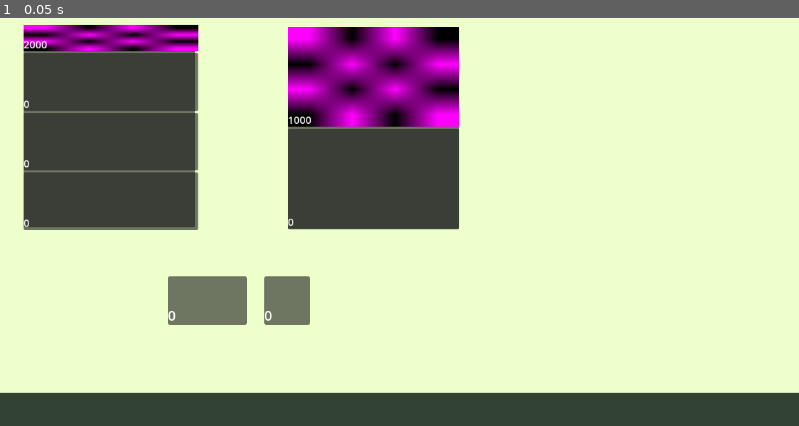
Above: before the commit, frame 1.
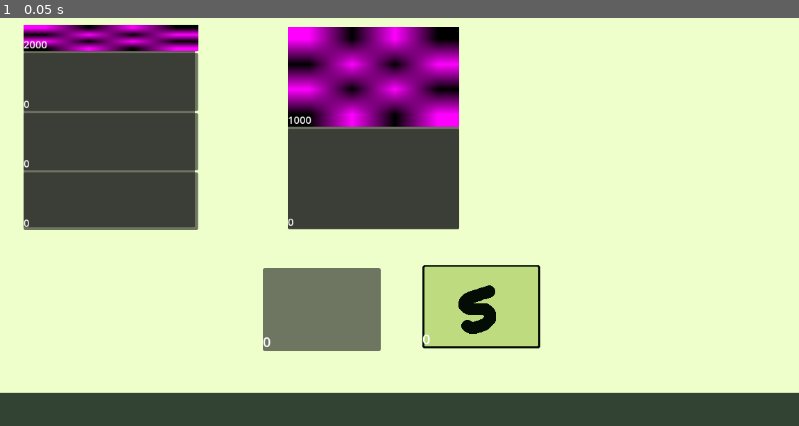
Above: after the commit, the same moment.

Repository: Yuoneeh/gerencia_de_memoria_projeto
Game: Godot game, scene res://scenes/game/main/main.tscn
Two runs of this game, one before a commit and one after it. Both use one fixed random seed, a clock stepped at 60 frames per second and the inputs below.
Inputs:
- Up to frame 1 (0.05 s): no input

The runs differ from the first frame. In frame 1, 6.6% of the frame differs, in the area x 21-68%, y 60-82%.

Commit message:
Sprites test

Diff:
--- a/godot/projeto_gerencia_de_memoria_godot/scenes/game/main/main.tscn
+++ b/godot/projeto_gerencia_de_memoria_godot/scenes/game/main/main.tscn
@@ -1,10 +1,11 @@
-[gd_scene load_steps=7 format=3 uid="uid://btbgvef6paept"]
+[gd_scene load_steps=8 format=3 uid="uid://btbgvef6paept"]
 
 [ext_resource type="Script" uid="uid://c46rintv655n1" path="res://scenes/game/main/main.gd" id="1_e63ou"]
 [ext_resource type="PackedScene" uid="uid://dkxhuctstis4o" path="res://scenes/objects/background/background.tscn" id="2_jses0"]
 [ext_resource type="PackedScene" uid="uid://dhjsxbkm1eh6" path="res://scenes/objects/memory_slot/slot.tscn" id="3_f8ky3"]
 [ext_resource type="PackedScene" uid="uid://fe31404hyflb" path="res://scenes/objects/memory_slot/passive_slot/passive_slot.tscn" id="4_61abd"]
 [ext_resource type="Script" uid="uid://37rwxae1t3uo" path="res://scenes/objects/program_base/program_base.gd" id="4_irboa"]
+[ext_resource type="Texture2D" uid="uid://tyeueh5g7vsc" path="res://scenes/objects/processes/small/small_process.png" id="6_xomjg"]
 
 [sub_resource type="Texture2DRD" id="Texture2DRD_61abd"]
 
@@ -121,19 +122,22 @@
 
 [node name="PassiveSlot" parent="Control/program_base" instance=ExtResource("4_61abd")]
 layout_mode = 0
-offset_left = 52.0
-offset_top = 363.0
-offset_right = 118.0
-offset_bottom = 433.0
+offset_left = 50.0
+offset_top = 351.0
+offset_right = 220.0
+offset_bottom = 471.0
 slot_type = 1
 
 [node name="PassiveSlot2" parent="Control/program_base" instance=ExtResource("4_61abd")]
 layout_mode = 0
-offset_left = -87.0
-offset_top = 363.0
-offset_right = 27.0
-offset_bottom = 433.0
+offset_left = 280.0
+offset_top = 347.0
+offset_right = 450.0
+offset_bottom = 467.0
 slot_type = 3
+
+[node name="TextureRect" parent="Control/program_base/PassiveSlot2" index="0"]
+texture = ExtResource("6_xomjg")
 
 [node name="process_program2" type="Control" parent="."]
 visible = false
@@ -178,4 +182,5 @@
 
 [editable path="Control/process_panel/VBoxContainer/GridContainer/slot"]
 [editable path="Control/process_program/VBoxContainer/GridContainer/slot"]
+[editable path="Control/program_base/PassiveSlot2"]
 [editable path="process_program2/VBoxContainer/GridContainer/slot"]
Not shown, changed: Arquivos_gerais/notes.txt
